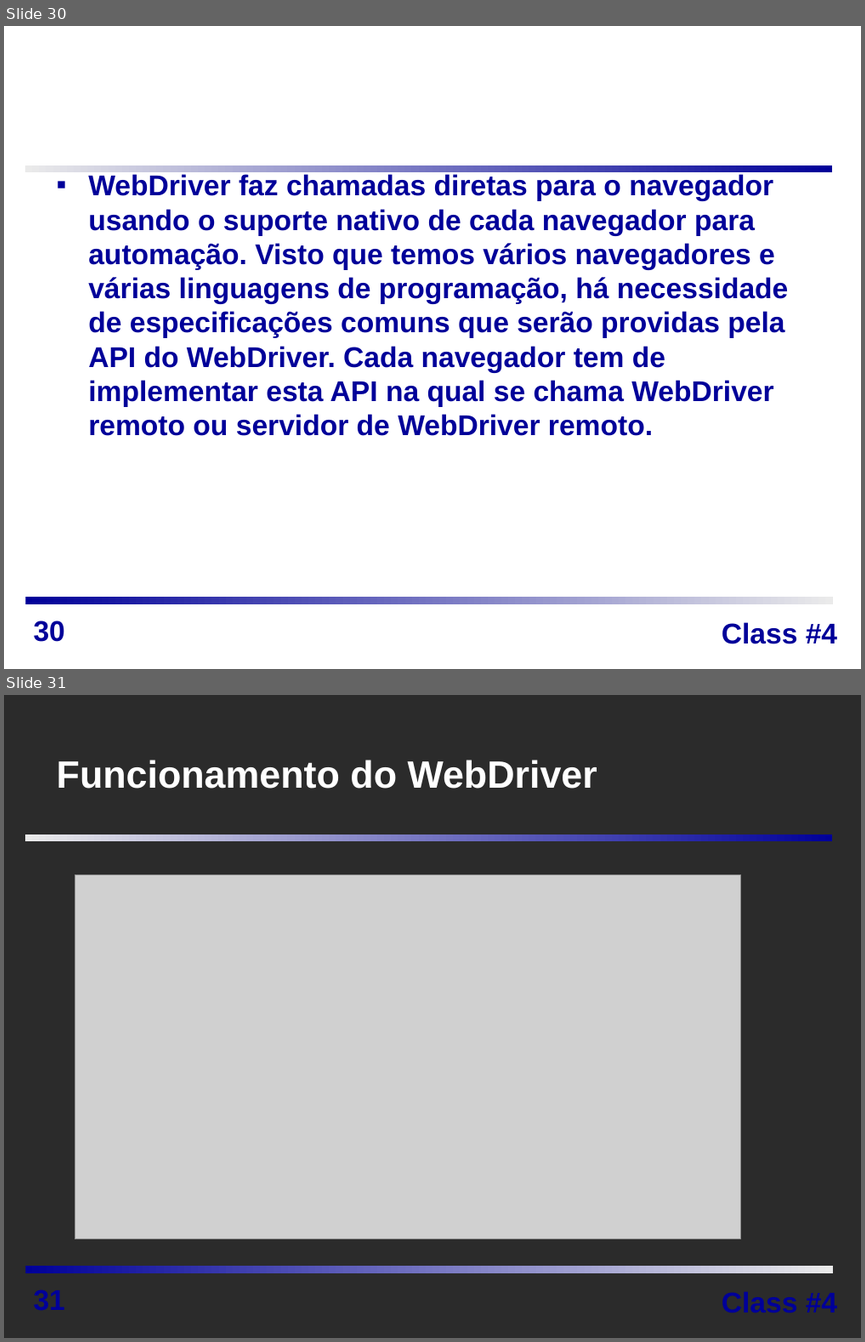
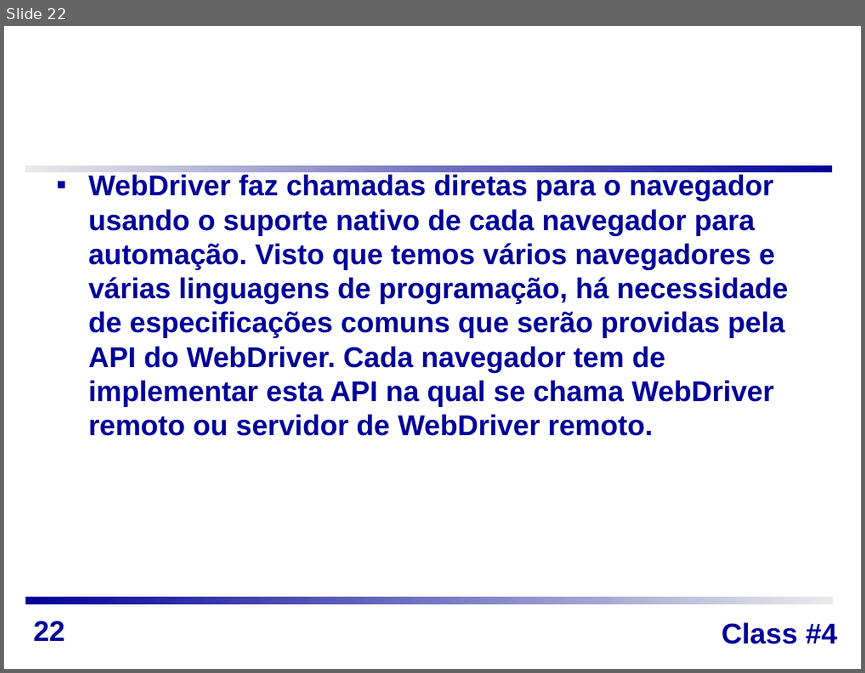
Before and after one commit to alexandremendonca/SE_2016.1, a slide deck: 2016.1/UPE_POLI_EngenhariaSoftware-SeleniumWebDriver-20160401.ppt. Shown one above the other, each under a label of ours: slides 30 and 31 before the commit, slide 22 after it. The pictures are 865x1342 and 865x673 pixels, drawn with LibreOffice and Linux fonts; fonts in the diff are those of the drawing; grey boxes stand for pictures; background and template pictures are left out; a plain dark background stands for a picture behind light text. Boxes give left, top, right and bottom in pixels: in the first picture for what was removed or moved away, otherwise in the second. Text is boxed around its words. In the diff, an @@ line names an element or a change of style, - is before the commit and + after.

```diff
--- a/2016.1/UPE_POLI_EngenhariaSoftware-SeleniumWebDriver-20160401.ppt
+++ b/2016.1/UPE_POLI_EngenhariaSoftware-SeleniumWebDriver-20160401.ppt
@@ slide 31 removed at (4, 695, 861, 1338), background picture (left out); not listed: 3 template elements that a slide beside it also shows @@
@@ title removed at (57, 760, 597, 789) @@
-Funcionamento do WebDriver
@@ picture removed at (75, 875, 741, 1239) @@
@@ page number removed at (34, 1289, 65, 1310) @@
-31
@@ what was slide 30 is now slide 22 @@
@@ page number at (34, 620, 65, 641): text changed @@
-30
+22
```
Also in this commit, not shown: 12 slides changed, 2 slides added.
